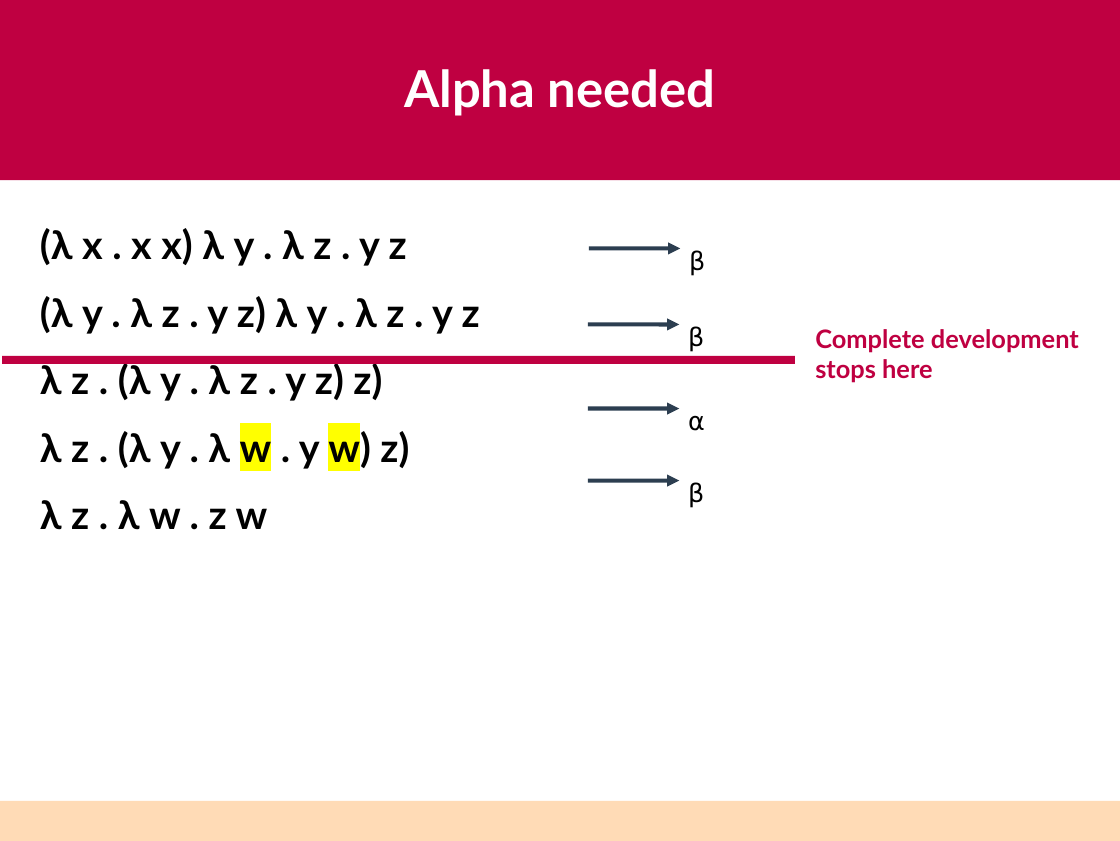
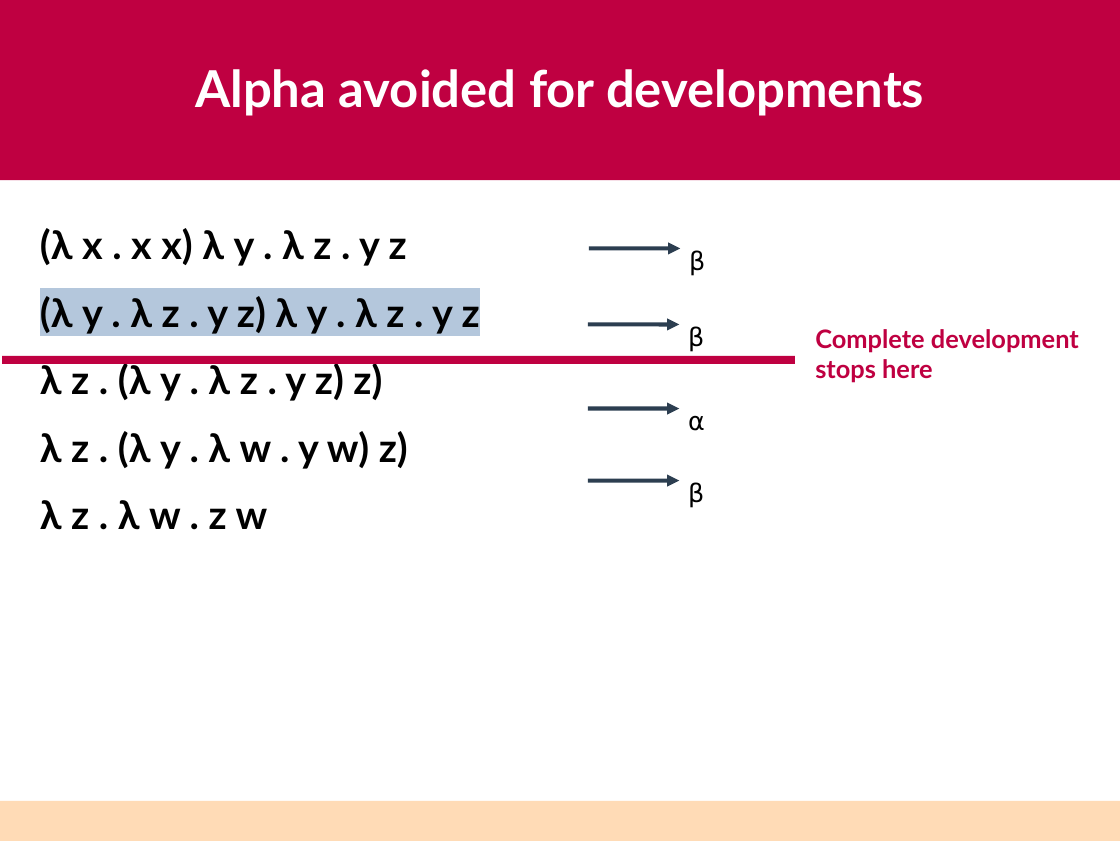
Before and after one commit to astump/explicit-alpha, a slide deck: slide 20 of talks/haskell-2026-lightning-talk/aaron-stump-haskell-2026.odp (slide 12 before the commit). Drawn at 1120x841 pixels with LibreOffice and Linux fonts; fonts in the diff are those of the drawing. Boxes give left, top, right and bottom in pixels: in the first picture for what was removed or moved away, otherwise in the second. Text is boxed around its words. In the diff, an @@ line names an element or a change of style, - is before the commit and + after.

```diff
--- a/talks/haskell-2026-lightning-talk/aaron-stump-haskell-2026.odp
+++ b/talks/haskell-2026-lightning-talk/aaron-stump-haskell-2026.odp
@@ title at (195,69,924,116): text changed @@
-Alpha needed
+Alpha avoided for developments
@@ text at (40,296,480,469): highlight none to #B4C7DC in "(λ y . λ z . y ..."; highlight #FFFF00 to #FFFFFF in "w w)"; highlight none to #FFFFFF in ". y" @@
```
Also in this commit, not shown: 5 other slides changed, 12 slides added.
